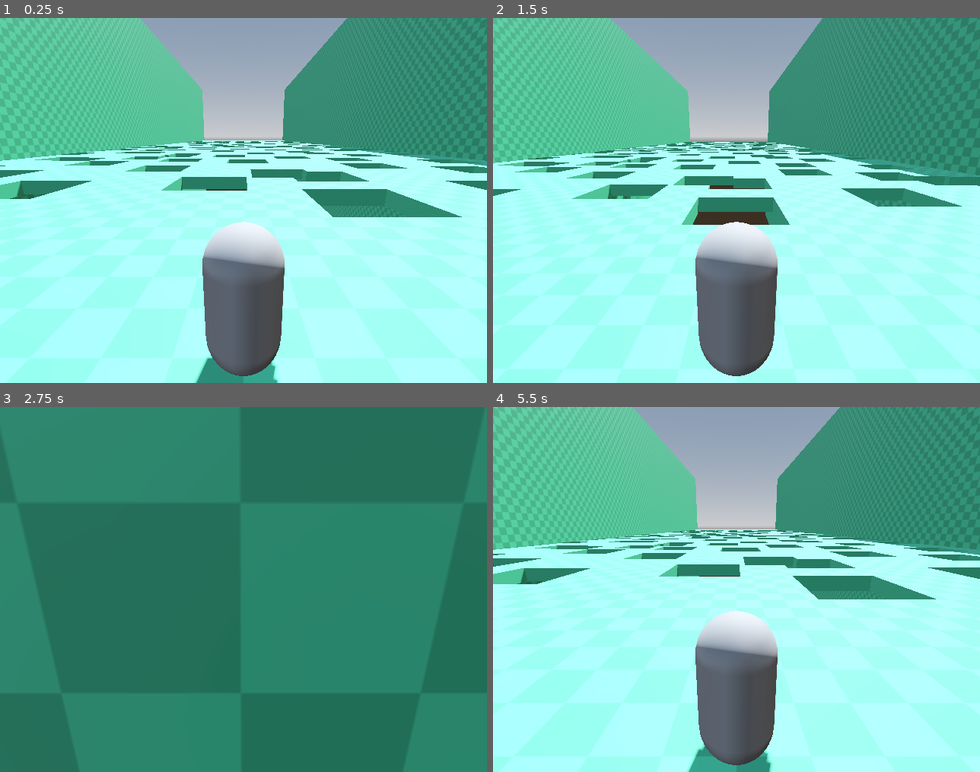
Above: before the commit, frames 1-4 (two rows, left to right).
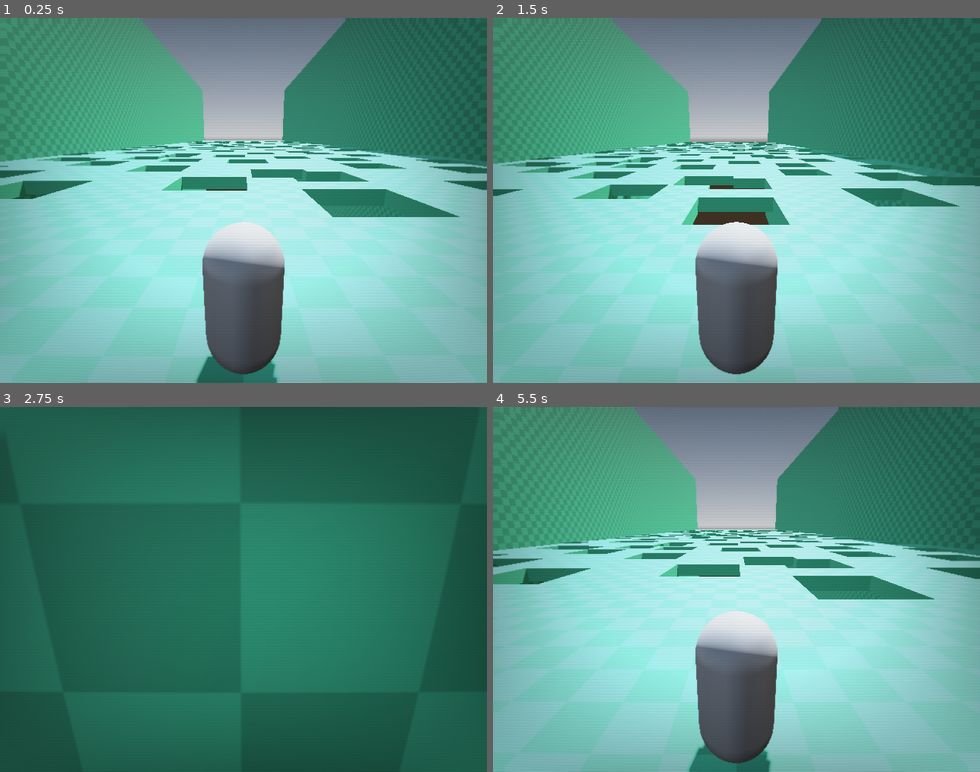
Above: after the commit, the same moments.

Repository: lognasmeow/Wonder
Game: Godot game, scene res://Maps/map_main.tscn
Same seed, same stepped clock (60 frames per second), same inputs: the game is played once before the commit and once after it.
Inputs:
- Up to frame 1 (0.25 s): no input
- Up to frame 2 (1.5 s): tap Enter at 0.5 s; hold D (right) 0.53-1.28 s; tap Space (jump) at 0.77 s; hold S (down) from 1.28 s (still down)
- Up to frame 3 (2.75 s): tap Space (jump) at 1.52, 2 s; release S (down) at 2.03 s; hold D (right) from 2.03 s (still down)
- Up to frame 4 (5.5 s): release D (right) at 2.78 s; hold W (up) 2.78-3.53 s; tap Space (jump) at 3.02, 3.77, 4.52 s; hold A (left) 3.53-5.03 s; hold S (down) from 5.03 s (still down)

The runs differ from the first frame. In frame 1, 69% of the frame differs, in the area x 0-100%, y 0-100%; in frame 2, 67%; in frame 3, 43%; in frame 4, 69%.

Commit message:
crt filter shader

Diff:
--- /dev/null
+++ b/Assets/Shaders/crt.gdshader
@@ -0,0 +1,36 @@
+shader_type canvas_item;
+
+uniform sampler2D SCREEN_TEXTURE : hint_screen_texture;
+uniform vec2 resolution = vec2(320.0, 180.0);
+
+uniform float scan_line_amount : hint_range(0.0, 1.0) = 0.5;
+uniform float warp_amount : hint_range(0.0, 1.0) = 0.05;
+uniform float vignette_amount : hint_range(0.0, 1.0) = 0.5;
+uniform float vignette_intensity : hint_range(0.0, 1.0) = 0.3;
+uniform float grille_amount : hint_range(0.0, 1.0) = 0.05;
+uniform float brightness_boost : hint_range(1.0, 2.0) = 1.2;
+
+void fragment() {
+    vec2 uv = SCREEN_UV;
+
+    vec2 delta = uv - 0.5;
+    float warp_factor = dot(delta, delta) * warp_amount;
+    uv += delta * warp_factor;
+
+    float scanline = sin(uv.y * resolution.y * PI) * 0.5 + 0.5;
+    scanline = mix(1.0, scanline, scan_line_amount * 0.5); // Réduit l'impact
+
+    float grille = mod(uv.x * resolution.x, 3.0) < 1.5 ? 0.95 : 1.05;
+    grille = mix(1.0, grille, grille_amount * 0.5);
+
+    vec3 color = texture(SCREEN_TEXTURE, uv).rgb * scanline * grille;
+
+    vec2 v_uv = uv * (1.0 - uv.xy);
+    float vignette = v_uv.x * v_uv.y * 15.0;
+    vignette = mix(1.0, vignette, vignette_amount * 0.7);
+
+    color *= vignette * brightness_boost;
+
+    COLOR.rgb = color;
+    COLOR.a = 1.0;
+}
--- a/Player/player.tscn
+++ b/Player/player.tscn
@@ -1,10 +1,21 @@
 [gd_scene format=3 uid="uid://db7q0vfge37iu"]
 
 [ext_resource type="Script" uid="uid://ds0rvnc6dahpe" path="res://Player/player.gd" id="1_l8h54"]
+[ext_resource type="Shader" uid="uid://c56ivxe0itki3" path="res://Assets/Shaders/crt.gdshader" id="2_4ntmi"]
 
 [sub_resource type="CapsuleMesh" id="CapsuleMesh_hvfyp"]
 
 [sub_resource type="CapsuleShape3D" id="CapsuleShape3D_l8h54"]
+
+[sub_resource type="ShaderMaterial" id="ShaderMaterial_btcbx"]
+shader = ExtResource("2_4ntmi")
+shader_parameter/resolution = Vector2(640, 480)
+shader_parameter/scan_line_amount = 0.5
+shader_parameter/warp_amount = 0.05
+shader_parameter/vignette_amount = 0.5
+shader_parameter/vignette_intensity = 0.3
+shader_parameter/grille_amount = 0.05
+shader_parameter/brightness_boost = 1.2
 
 [node name="Player" type="CharacterBody3D" unique_id=65660136]
 script = ExtResource("1_l8h54")
@@ -17,3 +28,11 @@
 
 [node name="Camera3D" type="Camera3D" parent="." unique_id=934661908]
 transform = Transform3D(1, 0, 0, 0, 0.9659259, 0.25881907, 0, -0.25881907, 0.9659258, 0, 2, 2.6310263)
+
+[node name="CanvasLayer" type="CanvasLayer" parent="." unique_id=117122045]
+
+[node name="ColorRect" type="ColorRect" parent="CanvasLayer" unique_id=446635053]
+material = SubResource("ShaderMaterial_btcbx")
+offset_right = 640.0
+offset_bottom = 480.0
+mouse_filter = 2
Not shown, added: Assets/Shaders/crt.gdshader.uid
Not shown, added: Credits/credits.txt
